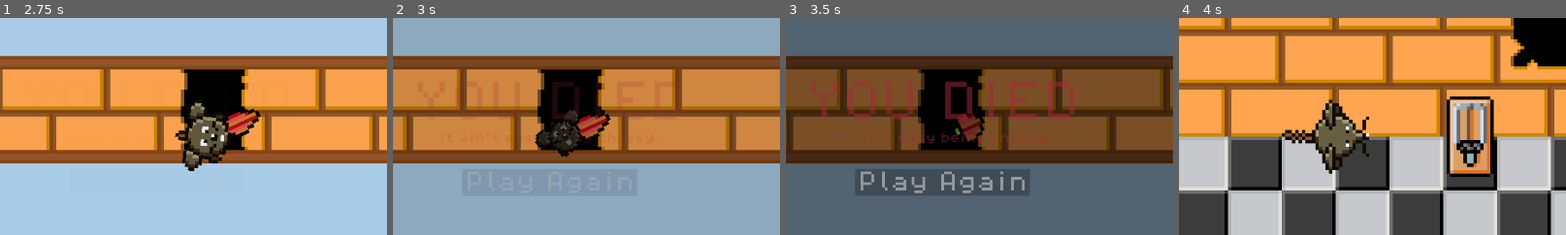
Above: before the commit, frames 1-4 (left to right).
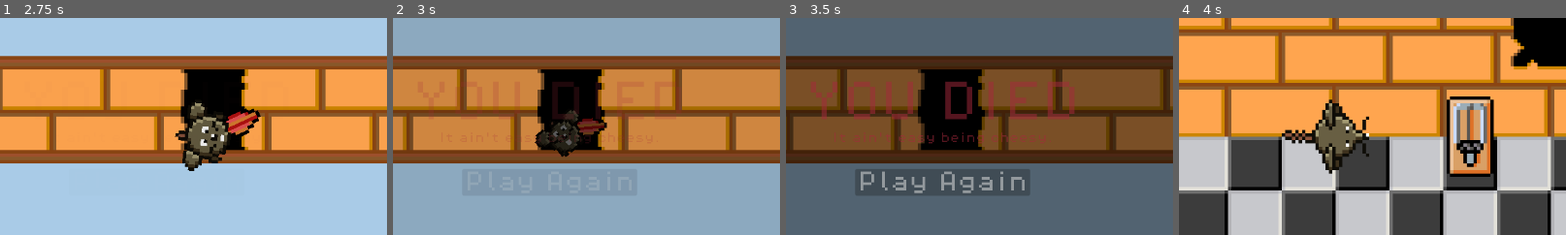
Above: after the commit, the same moments.

Repository: rasmussvala/TDDD23-Cheddar-Chase
Game: Godot game, scene res://scenes/levels/demo_level.tscn
Two runs of this game, one before a commit and one after it. Both use one fixed random seed, a clock stepped at 60 frames per second and the inputs below. This scene is started directly instead of the project's main scene.
Inputs:
- Up to frame 1 (2.75 s): tap Enter at 0.5 s; hold Right (ui_right) 0.53-1.28 s; hold Down (ui_down) 1.28-2.03 s; hold Right (ui_right) from 2.03 s (still down)
- Up to frame 2 (3 s): release Right (ui_right) at 2.78 s; hold Up (ui_up) from 2.78 s (still down)
- Up to frame 3 (3.5 s): keep holding Up (ui_up)
- Up to frame 4 (4 s): release Up (ui_up) at 3.5 s; click "Play Again" at 3.5 s
The pictures show only the part of the screen within x 30-80%, y 23-73%; the shares and areas given below are measured in that part.

Frame 1 is identical in both runs. In frame 2, 0.6% of the frame differs, in the area x 47-57%, y 44-56%; in frame 3, 0.6%; in frame 4, nothing differs.

Commit message:
Quick fix with bugs
A bug occured that made the fall_in_pit() not work as intended

Diff:
--- /dev/null
+++ b/scenes/characters/enemies/bug_flying.tscn
@@ -0,0 +1,15 @@
+[gd_scene load_steps=2 format=3 uid="uid://bw5xityvbf8d2"]
+
+[sub_resource type="SpriteFrames" id="SpriteFrames_ypsqa"]
+animations = [{
+"frames": [],
+"loop": true,
+"name": &"idle",
+"speed": 5.0
+}]
+
+[node name="bug_flying" type="CharacterBody2D"]
+
+[node name="animated_sprite_bug_flying" type="AnimatedSprite2D" parent="."]
+sprite_frames = SubResource("SpriteFrames_ypsqa")
+animation = &"idle"
--- a/scripts/characters/enemies/bug_blue.gd
+++ b/scripts/characters/enemies/bug_blue.gd
@@ -144,9 +144,9 @@
 	# Create a new Tween instance
 	var tween = get_tree().create_tween()
 
-	tween.tween_property($animated_sprite_2d, "scale", Vector2(), 1)
-	tween.parallel().tween_property($animated_sprite_2d, "modulate", Color.BLACK, 0.5)
-	tween.parallel().tween_property($animated_sprite_2d, "rotation_degrees", 360.0, 2)
+	tween.tween_property($animated_sprite_bug_blue, "scale", Vector2(), 1)
+	tween.parallel().tween_property($animated_sprite_bug_blue, "modulate", Color.BLACK, 0.5)
+	tween.parallel().tween_property($animated_sprite_bug_blue, "rotation_degrees", 360.0, 2)
 	await tween.finished
 
 	queue_free()
--- a/scripts/characters/enemies/bug_green.gd
+++ b/scripts/characters/enemies/bug_green.gd
@@ -144,9 +144,9 @@
 	# Create a new Tween instance
 	var tween = get_tree().create_tween()
 
-	tween.tween_property($animated_sprite_2d, "scale", Vector2(), 1)
-	tween.parallel().tween_property($animated_sprite_2d, "modulate", Color.BLACK, 0.5)
-	tween.parallel().tween_property($animated_sprite_2d, "rotation_degrees", 360.0, 2)
+	tween.tween_property($animated_sprite_bug_green, "scale", Vector2(), 1)
+	tween.parallel().tween_property($animated_sprite_bug_green, "modulate", Color.BLACK, 0.5)
+	tween.parallel().tween_property($animated_sprite_bug_green, "rotation_degrees", 360.0, 2)
 	await tween.finished
 
 	queue_free()
--- a/scripts/characters/enemies/bug_red.gd
+++ b/scripts/characters/enemies/bug_red.gd
@@ -143,9 +143,9 @@
 	# Create a new Tween instance
 	var tween = get_tree().create_tween()
 
-	tween.tween_property($animated_sprite_2d, "scale", Vector2(), 1)
-	tween.parallel().tween_property($animated_sprite_2d, "modulate", Color.BLACK, 0.5)
-	tween.parallel().tween_property($animated_sprite_2d, "rotation_degrees", 360.0, 2)
+	tween.tween_property($animated_sprite_bug_red, "scale", Vector2(), 1)
+	tween.parallel().tween_property($animated_sprite_bug_red, "modulate", Color.BLACK, 0.5)
+	tween.parallel().tween_property($animated_sprite_bug_red, "rotation_degrees", 360.0, 2)
 	await tween.finished
 
 	queue_free()
